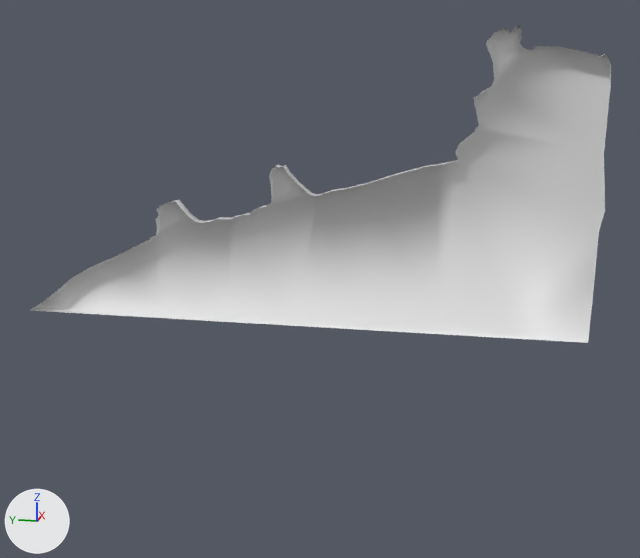
Two versions of the FBX model SparkleLeaf/Assets/Art/Models/ground2.fbx, one commit apart.
Before and after are seen from a camera (50 mm lens) standing at (-0.0854, -0.0206, 0.0261) and looking at (-0.0001, -0.0035, 0.0047). The lights are fixed; the arrows at lower left show +X, +Y and +Z. Materials are left out; every surface is plain grey. Where no turn or scale is listed for an object, it has been applied to the vertices. Vertices at the same position are counted once.

The first picture shows 'ground_02'.
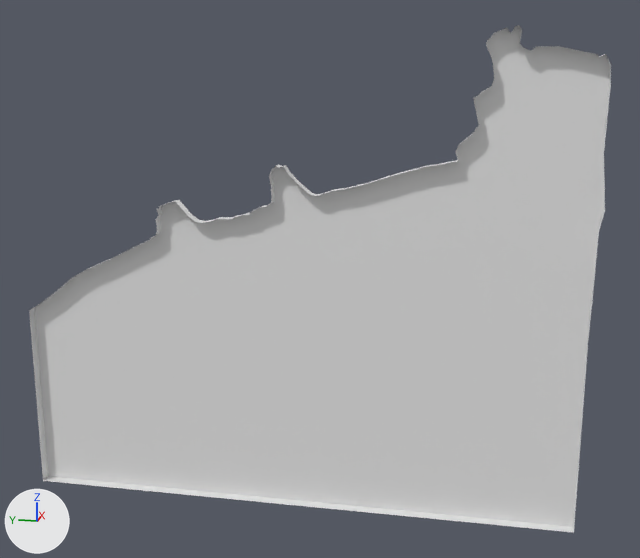
What the commit changed:
me_ground_02 is used by ob_ground_02; location (0.0, 0.0, 0.0).
me_ground_02 had 206 vertices, 204 faces and spanned x -0.0012..0.0, y -0.0304..0.0282, z 0.0..0.0292.
me_ground_02 now has 217 vertices, 214 faces and spans x -0.0012..0.0, y -0.0304..0.0282, z -0.02..0.0292.
Part 1, on me_ground_02:
7 vertices are removed from x -0.0012, y -0.0226..0.0209, z 0.0.
8 faces are deleted.
11 new vertices lie (0.0, 0.0, -0.02) away from vertices in x -0.0012..0.0, y -0.0298..0.0282, z 0.0.
7 new vertices lie (-0.0012, 0.0, 0.0) away from vertices in x 0.0, y -0.0226..0.0209, z -0.02.
18 new faces join them.
me_ground_02 part 2: the surface is now shaded flat.

What differs and where, as boxes [x1, y1, x2, y2] in the pictures (640 x 558 px):
'ground_02', reshaped (60% taller): before [30, 25, 611, 343]; after [29, 25, 611, 533]
part 1 of me_ground_02, built on: before [30, 308, 588, 343]; after [29, 308, 588, 533]
